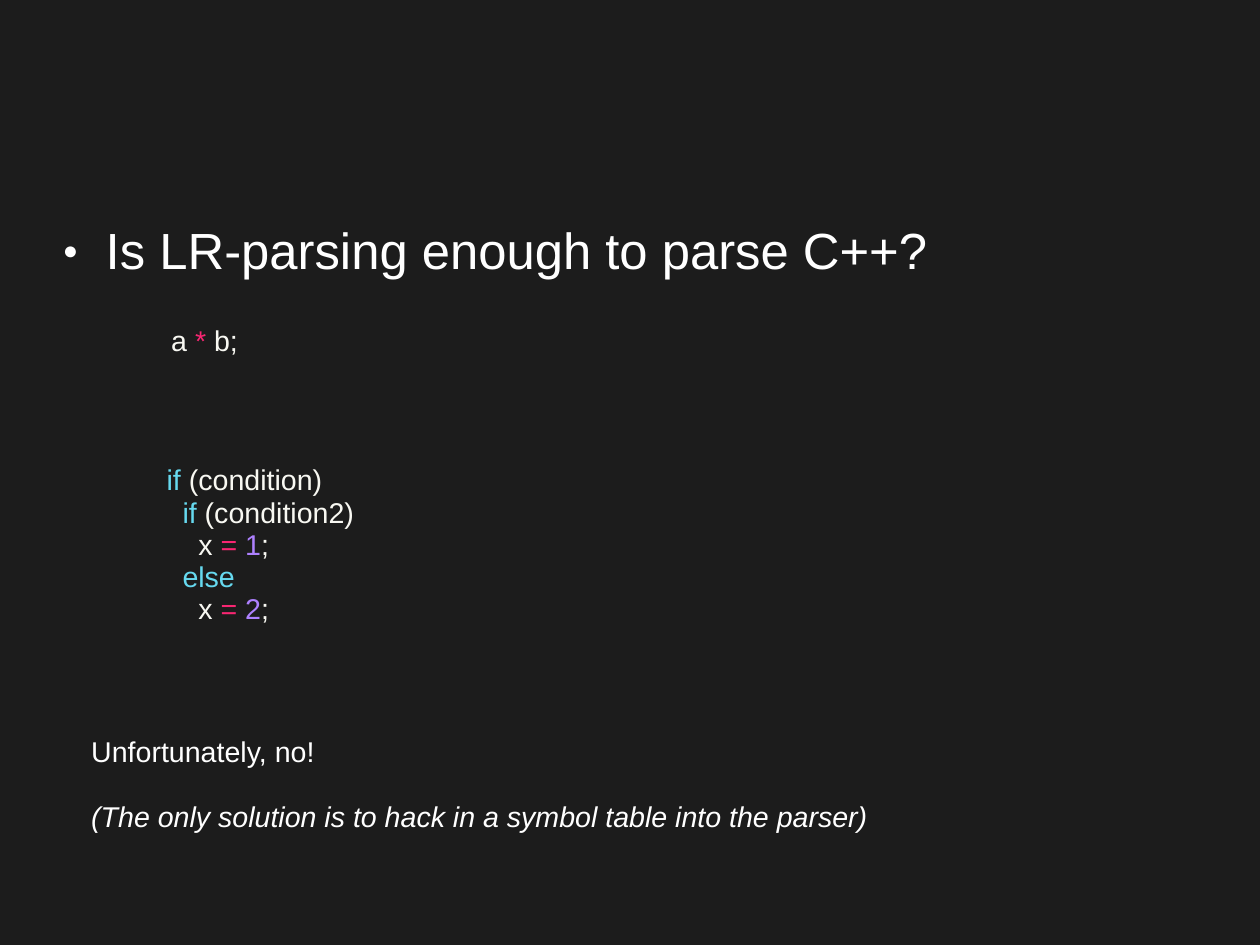
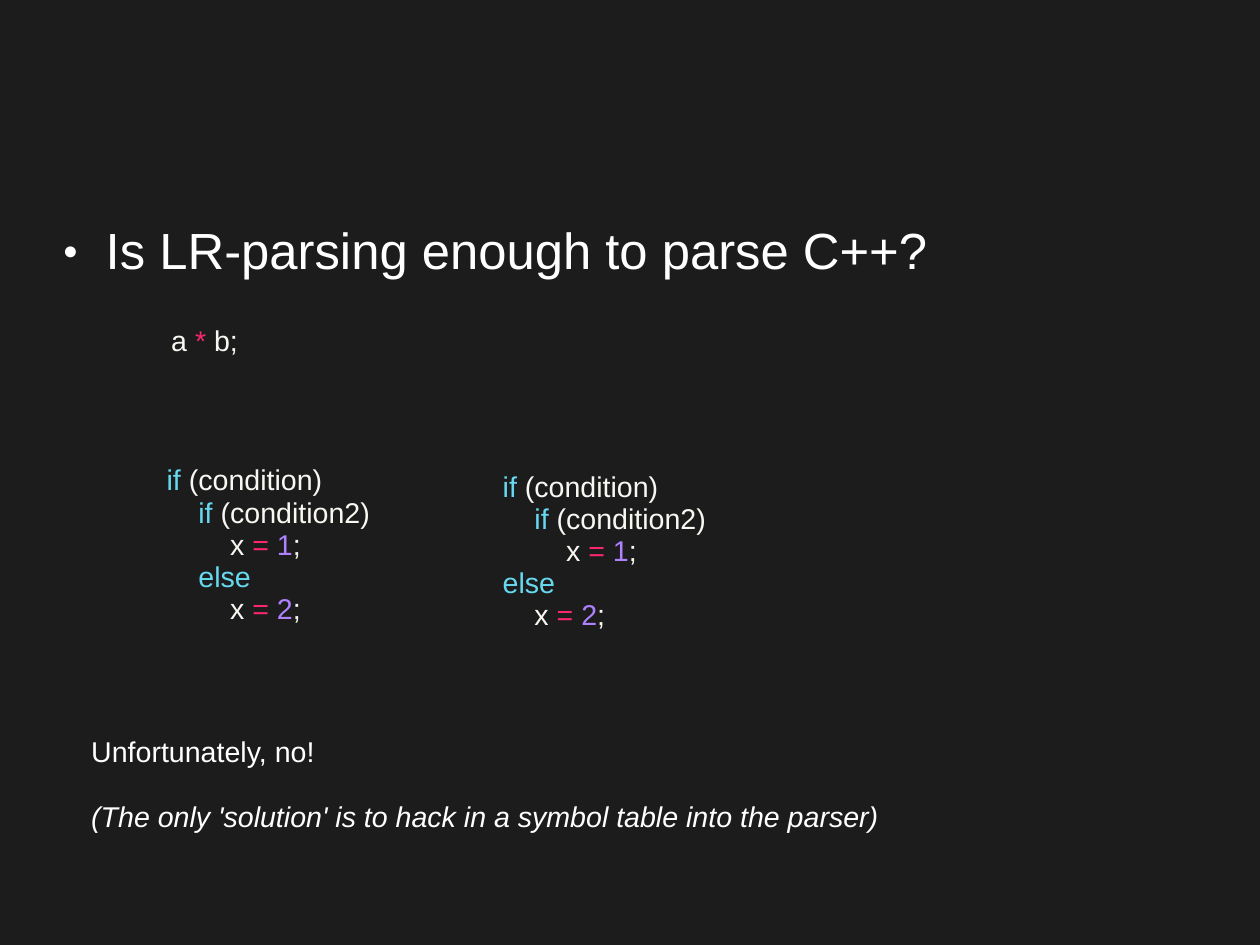
Before and after one commit to Qqwy/cc_pc, a slide deck: slide 16 of presentation2.odp (slide 15 before the commit). Drawn at 1260x945 pixels with LibreOffice and Linux fonts; fonts in the diff are those of the drawing. Boxes give left, top, right and bottom in pixels: in the first picture for what was removed or moved away, otherwise in the second. Text is boxed around its words. In the diff, an @@ line names an element or a change of style, - is before the commit and + after.

```diff
--- a/presentation2.odp
+++ b/presentation2.odp
@@ text added at [167, 469, 370, 623], 18 pt, text #F8F8F2 @@
+if (condition)
+if (condition2)
+x = 1;
+else
+x = 2;
@@ text "if (condition)" rewrapped from [167, 469, 354, 623] to [503, 476, 706, 629] @@
@@ text at [91, 806, 878, 833]: text changed @@
-(The only solution is to hack in a symbol table into the parser)
+(The only 'solution' is to hack in a symbol table into the parser)
```
Also in this commit, not shown: 10 other slides changed, 10 slides added, 1 slide removed, 2 other files.
